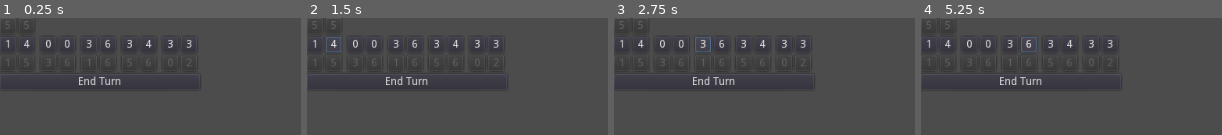
Above: before the commit, frames 1-4 (left to right).
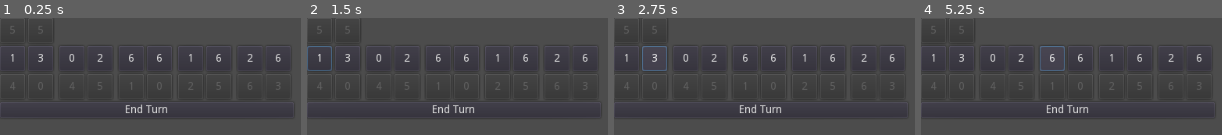
Above: after the commit, the same moments.

Repository: boomyville/domino-dominion
Game: Godot game, scene res://Main.tscn
The game is run twice, just before and just after one commit, with the same random seed, the same clock (stepped at 60 frames per second) and the same inputs.
Inputs (mouse positions are in pixels of both pictures, inside the frame that each line leads up to):
- Up to frame 1 (0.25 s): no input
- Up to frame 2 (1.5 s): click "1" at 0.5 s; click (334, 44) at 1.25 s, where only the run before the commit has a clickable "4"
- Up to frame 3 (2.75 s): click "3" at 2 s
- Up to frame 4 (5.25 s): click "0" at 2.75 s; click "0" at 3.5 s; click (1020, 58) at 4.25 s, where only the run after the commit has a clickable "2"; click "6" at 5 s

The runs differ from the first frame. In frame 1, 3.2% of the frame differs, in the area x 0-94%, y 2-82%; in frame 2, 3.5%; in frame 3, 3.5%; in frame 4, 3.6%.

Commit message:
made domino scene responsible for keeping numerical values

Diff:
--- a/Domino.gd
+++ /dev/null
@@ -1,39 +0,0 @@
-# DominoContainer.gd
-extends HBoxContainer
-
-var number1: int = 0
-var number2: int = 0
-
-export var clickable = false;
-export var type = "neutral";
-
-# Define a custom signal to notify the parent node when the domino is pressed
-signal domino_pressed(domino_container)
-
-# Called when the node enters the scene tree
-func _ready():
-	update_domino()
-	# Connect the button press signals to a custom function to handle player moves
-	$LeftTile.connect("pressed", self, "_on_domino_pressed")
-	$RightTile.connect("pressed", self, "_on_domino_pressed")
-
-# Set the numbers for the domino and update the buttons
-func set_numbers(n1: int, n2: int):
-	number1 = n1
-	number2 = n2
-	update_domino()
-
-func set_clickable(clickable: bool):
-	self.clickable = clickable
-	update_domino()
-
-# Update the buttons to show the numbers
-func update_domino():
-	$LeftTile.set_text(str(number1))
-	$RightTile.set_text(str(number2))
-	$LeftTile.disabled = !clickable;
-	$RightTile.disabled = !clickable;
-
-# Function called when the domino is pressed
-func _on_domino_pressed():
-	emit_signal("domino_pressed", self)  # Emit the signal, passing itself as an argument
--- a/Domino.tscn
+++ b/Domino.tscn
@@ -1,20 +1,22 @@
 [gd_scene load_steps=2 format=2]
 
-[ext_resource path="res://Domino.gd" type="Script" id=1]
+[ext_resource path="res://DominoContainer.gd" type="Script" id=1]
 
 [node name="DominoContainer" type="HBoxContainer"]
 script = ExtResource( 1 )
 
 [node name="LeftTile" type="Button" parent="."]
-margin_right = 12.0
+margin_right = 20.0
 margin_bottom = 20.0
+text = "0"
 
 [node name="RightTile" type="Button" parent="."]
-margin_left = 16.0
-margin_right = 28.0
+margin_left = 24.0
+margin_right = 44.0
 margin_bottom = 20.0
+text = "0"
 
 [node name="ColorRect" type="ColorRect" parent="."]
-margin_left = 32.0
-margin_right = 32.0
+margin_left = 48.0
+margin_right = 48.0
 margin_bottom = 20.0
--- /dev/null
+++ b/DominoContainer.gd
@@ -0,0 +1,59 @@
+extends HBoxContainer
+
+# Variables for the two numbers on the domino
+var number1: int = 0
+var number2: int = 0
+var user: String = "none"
+signal domino_pressed(domino_container)
+
+# Function to set the numbers of the domino
+func set_numbers(n1: int, n2: int, owner: String):
+	self.number1 = n1
+	self.number2 = n2
+	self.user = owner
+	update_domino()
+
+func get_user():
+	return user
+
+func get_numbers():
+	return [number1, number2]
+
+# Update the buttons to show the domino numbers
+func update_domino():
+	$LeftTile.text = str(number1) # Update Button1 to show number1
+	$RightTile.text = str(number2) # Update Button2 to show number2
+	if(get_user() == "board" or get_user() == "enemy"):
+		set_clickable(false)
+	else:
+		set_clickable(true)
+
+func set_clickable(clickable: bool):
+	$LeftTile.disabled = not clickable # Disable Button1 if not clickable
+	$RightTile.disabled = not clickable # Disable Button2 if not clickable
+	if(not clickable):
+		$LeftTile.focus_mode = Control.FOCUS_NONE
+		$RightTile.focus_mode = Control.FOCUS_NONE
+	else:
+		$LeftTile.focus_mode = Control.FOCUS_CLICK
+		$RightTile.focus_mode = Control.FOCUS_CLICK
+
+# Called when the node enters the scene tree for the first time
+func _ready():
+	$LeftTile.rect_min_size = Vector2(32, 32)
+	$RightTile.rect_min_size = Vector2(32,32)
+	$LeftTile.connect("pressed", self, "_on_left_button_pressed") # Connect LeftTile button
+	$RightTile.connect("pressed", self, "_on_right_button_pressed") # Connect RightTile button
+	update_domino() # Ensure numbers are shown when the domino is created
+
+
+
+# Handle left button press and emit signal with number1
+func _on_left_button_pressed():
+	emit_signal("domino_pressed", self) # Emit signal with number1 and self (domino container)
+	print(str(number1) + " was pressed")
+
+# Handle right button press and emit signal with number2
+func _on_right_button_pressed():
+	emit_signal("domino_pressed", self) # Emit signal with number2 and self (domino container)
+	print(str(number2) + " was pressed")
--- a/Game.gd
+++ b/Game.gd
@@ -1,10 +1,13 @@
 extends Node
 
+# Load the DominoContainer scene
+onready var DominoContainerScene = preload("res://Domino.tscn")
+
 # UI elements
-onready var player_hand = get_node("../GameBoard/PlayerHand")  # Player's hand container
-onready var ai_hand = get_node("../GameBoard/EnemyHand")  # AI's hand container (non-clickable)
-onready var play_board = get_node("../GameBoard/PlayBoard")   # Play field container
-onready var end_turn_button = get_node("../GameBoard/EndTurn")      # Button for ending turn
+onready var player_hand = get_node("../GameBoard/PlayerHand") # Player's hand container
+onready var ai_hand = get_node("../GameBoard/EnemyHand") # AI's hand container (non-clickable)
+onready var play_board = get_node("../GameBoard/PlayBoard") # Play field container
+onready var end_turn_button = get_node("../GameBoard/EndTurn") # Button for ending turn
 
 # Domino data
 var player_dominos = []
@@ -12,36 +15,44 @@
 var player_pile = []
 var ai_pile = []
 
-var last_played_number = -1  # The number to match for the next move
-var player_turn = true       # Keep track of whose turn it is
+var last_played_number = -1 # The number to match for the next move
+var player_turn = true # Keep track of whose turn it is
 
 # Called when the node enters the scene tree
 func _ready():
-	randomize() # Initialize random number generator
-	initialize_domino_sets()
-	populate_player_hand()
-	populate_ai_hand()
+	print("Loading...")
+	end_turn_button.connect("pressed", self, "_on_end_turn_pressed")
+
+	initialize_domino_sets() # Generate the dominos for player and AI
+
+	# You may also want to initialize the board with the first domino
 	draw_first_domino()
 
-	# Connect the end turn button to switch turns
-	end_turn_button.connect("pressed", self, "_on_end_turn_pressed")
+	# Starting hand
+	draw_additional_player_dominos(5)
+	draw_additional_enemy_dominos(5)
 
 # Initialize each player's domino sets (20 random dominos) and draw 5 to start
 func initialize_domino_sets():
-	player_pile = generate_random_dominos(20)
-	ai_pile = generate_random_dominos(20)
+	player_pile = generate_random_dominos(20, "player")
+	ai_pile = generate_random_dominos(20, "enemy")
 
 	# Each player draws 5 dominos from their pile at the start
 	player_dominos = draw_dominos_from_pile(player_pile, 5)
 	ai_dominos = draw_dominos_from_pile(ai_pile, 5)
 
-# Generate a list of random dominos (20 pairs of numbers between 0 and 6)
-func generate_random_dominos(amount: int) -> Array:
+# Generate a list of random dominos (20 pairs of numbers between 0 and 6) for the owner (either player or AI)
+func generate_random_dominos(amount: int, owner: String) -> Array:
 	var dominos = []
 	for _i in range(amount):
 		var n1 = randi() % 7
 		var n2 = randi() % 7
-		dominos.append([n1, n2])
+
+		var domino = DominoContainerScene.instance()
+		domino.set_numbers(n1, n2, owner) # Set the numbers for the domino
+
+		domino.connect("domino_pressed", self, "_on_domino_pressed") # Connect the signal
+		dominos.append(domino) # Create new Domino object
 	return dominos
 
 # Draw `count` dominos from the pile
@@ -49,41 +60,24 @@
 	var drawn_dominos = []
 	for _i in range(count):
 		if pile.size() > 0:
-			drawn_dominos.append(pile.pop_back())  # Take a domino from the end of the pile
+			drawn_dominos.append(pile.pop_back()) # Take a domino from the end of the pile
 	return drawn_dominos
-
-# Populate the player's hand with clickable domino buttons
-func populate_player_hand():
-	for domino in player_dominos:
-		var domino_instance = preload("res://Domino.tscn").instance()
-		domino_instance.set_numbers(domino[0], domino[1])
-		domino_instance.set_clickable(true) # Set clickable for player dominos
-		domino_instance.connect("domino_pressed", self, "_on_domino_pressed")
-		player_hand.add_child(domino_instance)
-
-# Populate the AI's hand with non-clickable dominos
-func populate_ai_hand():
-	for domino in ai_dominos:
-		var domino_instance = preload("res://Domino.tscn").instance()
-		domino_instance.set_numbers(domino[0], domino[1])
-		domino_instance.set_clickable(false)  # AI dominos are not clickable
-		ai_hand.add_child(domino_instance)
 
 # Draw the first domino on the play field (determined by dice roll)
 func draw_first_domino():
-	var first_domino_number = randi() % 6 + 1  # Roll a die (1-6)
-	var first_domino = preload("res://Domino.tscn").instance()
-	first_domino.set_numbers(first_domino_number, first_domino_number)  # Can be adjusted to be random
-	play_board.add_child(first_domino)
-	first_domino.set_clickable(false)  # Disable buttons for the first domino
-	last_played_number = first_domino_number  # Set the last played number
+	var first_domino_number = randi() % 6 + 1 # Roll a die (1-6)
+	var domino = DominoContainerScene.instance()
+	domino.set_numbers(first_domino_number, first_domino_number, "board") # Set the numbers for the domino
+	play_board.add_child(domino)
+	last_played_number = first_domino_number # Set the last played number
 	print("First number: " + str(first_domino_number))
 
 # Handle the event when a player plays a domino
 func _on_domino_pressed(domino_container):
+	print("Domino pressed!")
 	if player_turn:
-		var number1 = domino_container.number1
-		var number2 = domino_container.number2
+		var number1 = domino_container.get_numbers()[0]
+		var number2 = domino_container.get_numbers()[1]
 
 		# Check if the domino can be played (if either number matches the last played number)
 		if number1 == last_played_number or number2 == last_played_number:
@@ -93,10 +87,9 @@
 
 
 # Move a valid domino to the play field and disable its buttons
-# Move a valid domino to the play field and disable its buttons
 func move_domino_to_playfield(domino_container):
-	var number1 = domino_container.number1
-	var number2 = domino_container.number2
+	var number1 = domino_container.get_numbers()[0]
+	var number2 = domino_container.get_numbers()[1]
 
 	# Swap the numbers if needed, so the correct number becomes the new last played number
 	if number2 == last_played_number:
@@ -104,62 +97,79 @@
 		number1 = number2
 		number2 = temp
 
-	# Update the domino with the new correct numbers after swapping (if applicable)
-	domino_container.set_numbers(number1, number2)
+	# Update the domino's internal values (swap if needed)
+	domino_container.set_numbers(number1, number2, "board") # Update visual representation
 
 	if player_turn:
-		player_hand.remove_child(domino_container)  # Remove from player's hand
+		player_hand.remove_child(domino_container) # Remove from player's hand
 	else:
-		ai_hand.remove_child(domino_container)  # Remove from AI's hand
-
-	play_board.add_child(domino_container)      # Add to play field
-	domino_container.set_clickable(false)  # Disable buttons
+		ai_hand.remove_child(domino_container) # Remove from AI's hand
+
+	play_board.add_child(domino_container) # Add to play field
 
 	# Update the last played number (the second number of the domino)
 	last_played_number = number2
 	print("Played a domino! Last played number is now: ", last_played_number)
 
+
 # End the player's turn and start the AI's turn
 func _on_end_turn_pressed():
-	if(!check_game_over()):  # Check if the game is over before switching turns
+	print("Ending turn...")
+	if (!check_game_over()): # Check if the game is over before switching turns
 		if player_turn:
 			player_turn = false
-			end_turn_button.disabled = true  # Disable end turn button during AI's turn
+			end_turn_button.disabled = true # Disable end turn button during AI's turn
 			ai_play()
 
 # AI plays its dominos
 func ai_play():
-
-	var count = 0;
-
-	while true:
-		var domino_played = false
+	var count = 0
+	var playable_dominos = true  # Flag to indicate if there are playable dominos
+
+	while playable_dominos:
+		playable_dominos = false  # Reset the flag for this iteration
+		var domino_to_play = null  # Variable to hold the domino to play
+
+		# Find a playable domino
 		for domino in ai_dominos:
-			var number1 = domino[0]
-			var number2 = domino[1]
-			print("Calculating move with: " + str(number1) + ", " + str(number2))
+			var number1 = domino.get_numbers()[0]
+			var number2 = domino.get_numbers()[1]
+			print("Checking domino: " + str(number1) + ", " + str(number2))
 
 			if number1 == last_played_number or number2 == last_played_number:
-				var domino_instance = ai_hand.get_child(ai_dominos.find(domino))  # Get the actual domino instance in the AI hand
-
-				print("AI plays: " + str(number1) + ", " + str(number2))
-				yield(get_tree().create_timer(1.0), "timeout")  # Wait 1 second before playing
-				move_domino_to_playfield(domino_instance)
-				ai_dominos.erase(domino)  # Remove domino from AI's list
-				count += 1
-				domino_played = true
-				break  # Break the for loop to reiterate the while loop
-
-		if not domino_played:
-			break  # Exit the while loop if no domino was played
+				domino_to_play = domino  # Found a playable domino
+				break  # Exit the loop since we found a domino
+
+		# If a domino was found, play it
+		if domino_to_play:
+			playable_dominos = true  # Set the flag to true to continue the loop
+			print("AI plays: " + str(domino_to_play.get_numbers()[0]) + ", " + str(domino_to_play.get_numbers()[1]))
+
+			# Swap numbers if number2 is the matching number
+			if domino_to_play.get_numbers()[1] == last_played_number:
+				var temp = domino_to_play.get_numbers()[0]
+				domino_to_play.set_numbers(domino_to_play.get_numbers()[1], temp, "board")
+
+			yield(get_tree().create_timer(1.0), "timeout")  # Wait 1 second before playing
+			move_domino_to_playfield(domino_to_play)  # Play the domino
+			ai_dominos.erase(domino_to_play)  # Remove domino from AI's list
+			count += 1  # Increment count of played dominos
+
+	# Check if the AI played any dominos
+	if count == 0:
+		print("AI cannot play any more moves, player's turn resumes.")
+	else:
+		print("AI played " + str(count) + " dominos.")
 
 	end_turn_button.disabled = false  # Enable end turn button
-	print("AI cannot play any more moves, player's turn resumes. AI played " + str(count) + " dominos.")
-	player_turn = true
-
-	if(!check_game_over()):
-		draw_additional_player_dominos(2)
-		draw_additional_enemy_dominos(2)
+	player_turn = true  # Switch to player's turn
+
+	# Draw additional dominos for the player and AI if the game is not over
+	if not check_game_over():
+		draw_additional_player_dominos(2)  # Draw additional dominos for the player
+		draw_additional_enemy_dominos(2)  # Draw additional dominos for the AI
+
+
 
 # Check if the game is over
 func check_game_over():
@@ -185,17 +195,9 @@
 # Add domino to hand
 func add_domino_to_hand(dominos: Array, type: String = "player"):
 	for domino in dominos:
-		var domino_instance = preload("res://Domino.tscn").instance()
-		domino_instance.set_numbers(domino[0], domino[1])
-
 		if type == "player":
 			player_dominos.append(domino)
-			domino_instance.set_clickable(true)
-			domino_instance.connect("domino_pressed", self, "_on_domino_pressed")
-			player_hand.add_child(domino_instance)
-			print("Added domino to player's hand: " + str(domino))
+			player_hand.add_child(domino)
 		elif type == "enemy":
 			ai_dominos.append(domino)
-			domino_instance.set_clickable(false)
-			ai_hand.add_child(domino_instance)
-			print("Added domino to AI's hand: " + str(domino))
+			ai_hand.add_child(domino)
--- a/Main.tscn
+++ b/Main.tscn
@@ -11,8 +11,9 @@
 margin_right = 40.0
 margin_bottom = 40.0
 
-[node name="PlayBoard" type="VBoxContainer" parent="GameBoard"]
+[node name="PlayBoard" type="GridContainer" parent="GameBoard"]
 margin_right = 67.0
+columns = 8
 
 [node name="PlayerHand" type="HBoxContainer" parent="GameBoard"]
 margin_top = 4.0
Binary file added: screenRecordings/11October2024.gif
